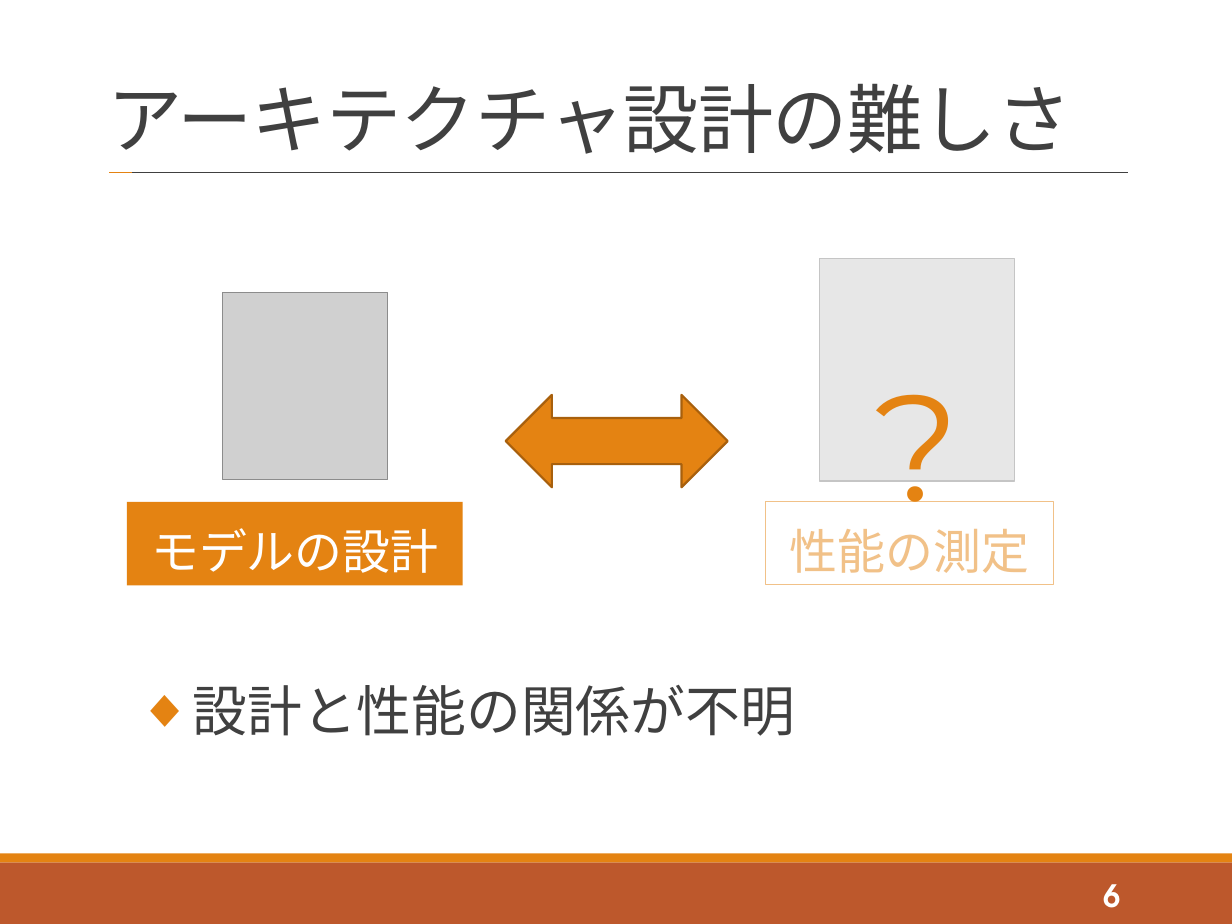
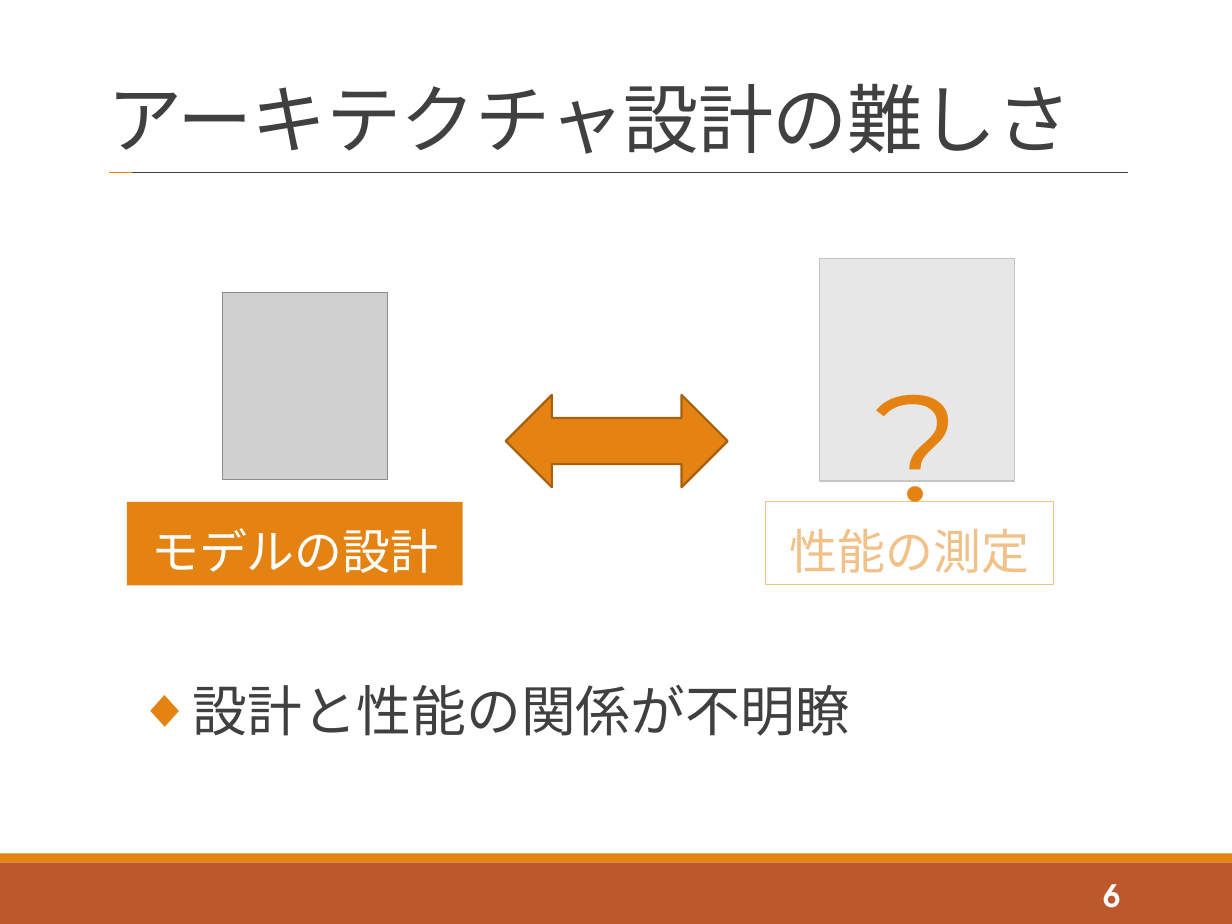
Before and after one commit to tatsuya-sugiyama/WeeklyReport, a slide deck: slide 6 of report/2020後期/2020_2nd_sugiyama.pptx. Drawn at 1232x924 pixels with LibreOffice and Linux fonts; fonts in the diff are those of the drawing; grey boxes stand for pictures. Boxes give left, top, right and bottom in pixels: in the first picture for what was removed or moved away, otherwise in the second. Text is boxed around its words. In the diff, an @@ line names an element or a change of style, - is before the commit and + after.

```diff
--- a/report/2020後期/2020_2nd_sugiyama.pptx
+++ b/report/2020後期/2020_2nd_sugiyama.pptx
@@ text at [193,685,850,736]: text changed @@
-  ◆ 設計と性能の関係が不明
+  ◆ 設計と性能の関係が不明瞭
```
Also in this commit, not shown: 16 other slides changed, 1 slide added, 2 other files.
